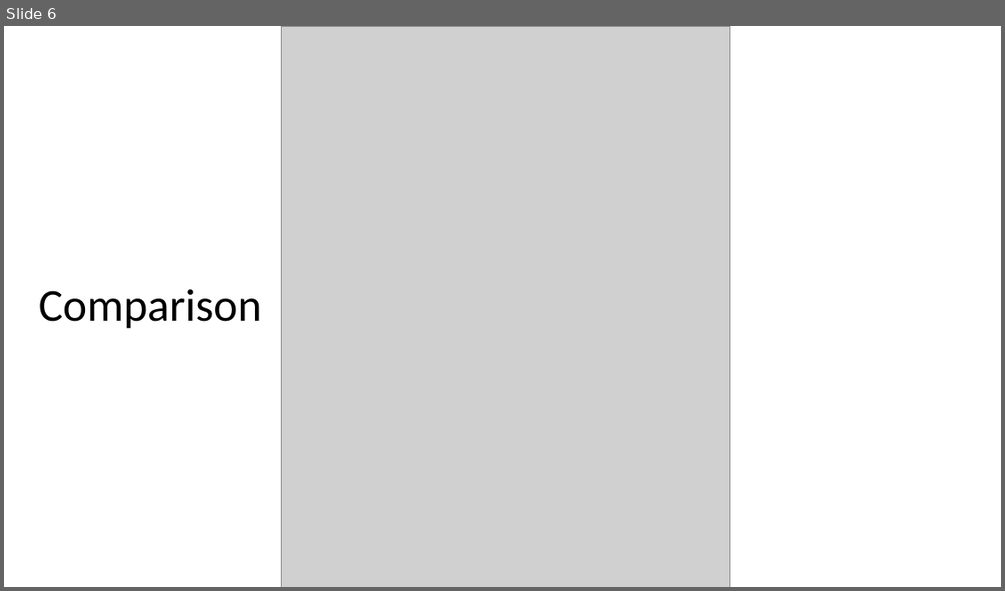
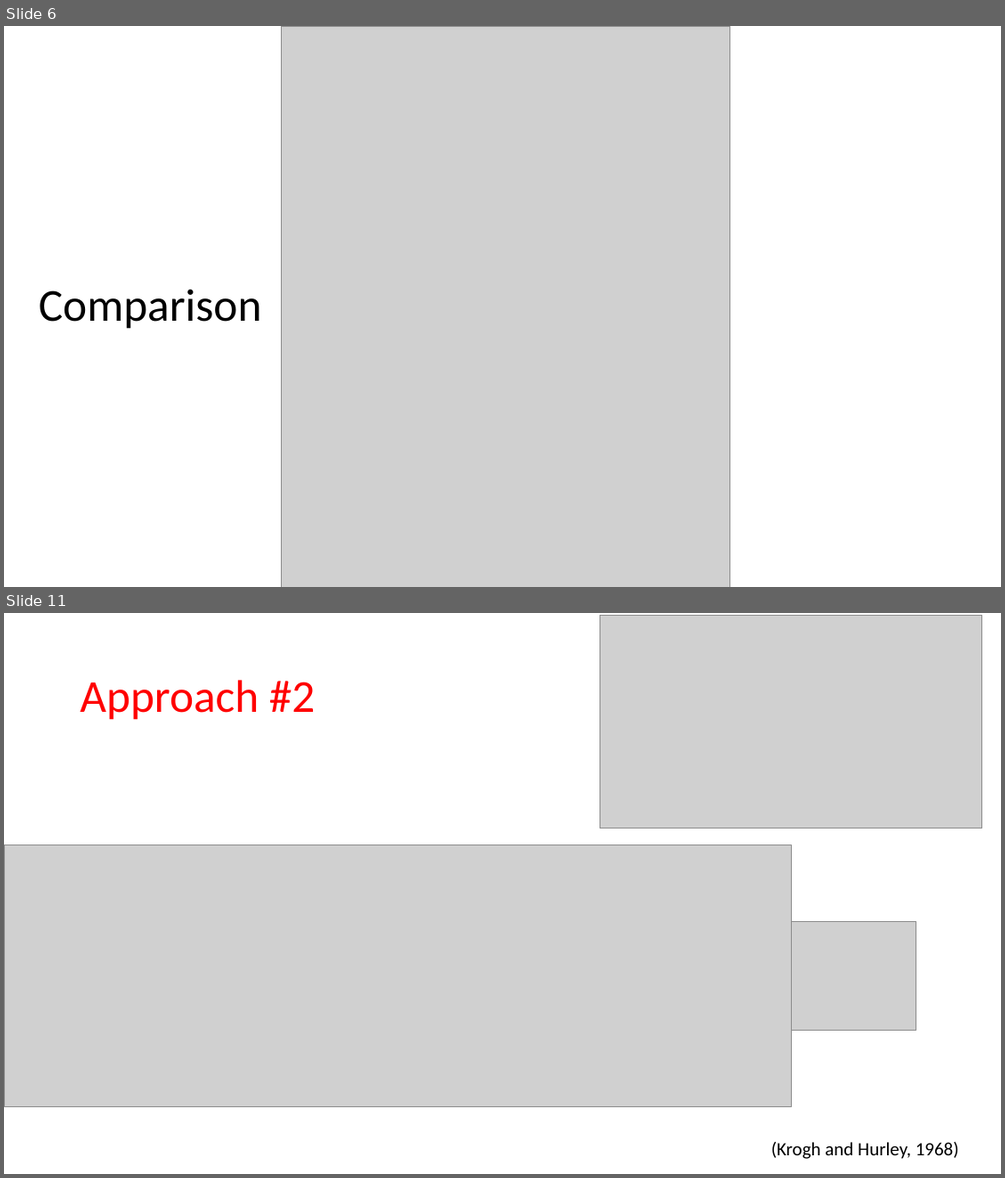
Before and after one commit to datuadiatma/avila_etal_2022, a slide deck: Progress ppt/sea level inversion.pptx. Shown one above the other, each under a label of ours: slide 6 before the commit, slides 6 and 11 after it; the slides between them are not shown. The pictures are 1005x591 and 1005x1178 pixels, drawn with LibreOffice and Linux fonts; fonts in the diff are those of the drawing; grey boxes stand for pictures. Boxes give left, top, right and bottom in pixels: in the first picture for what was removed or moved away, otherwise in the second. Text is boxed around its words. In the diff, an @@ line names an element or a change of style, - is before the commit and + after.

```diff
--- a/Progress ppt/sea level inversion.pptx
+++ b/Progress ppt/sea level inversion.pptx
@@ slide 11 added at [4, 613, 1001, 1174], background #FFFFFF @@
@@ picture added at [600, 616, 983, 828] @@
@@ title added at [80, 680, 316, 720], 44 pt, text #FF0000 @@
+Approach #2
@@ picture added at [4, 844, 791, 1107] @@
@@ picture added at [791, 921, 916, 1030] @@
@@ text added at [771, 1142, 959, 1159], 18 pt, text #000000 @@
+(Krogh and Hurley, 1968)
```
Also in this commit, not shown: 8 other slides added, 17 other files.
